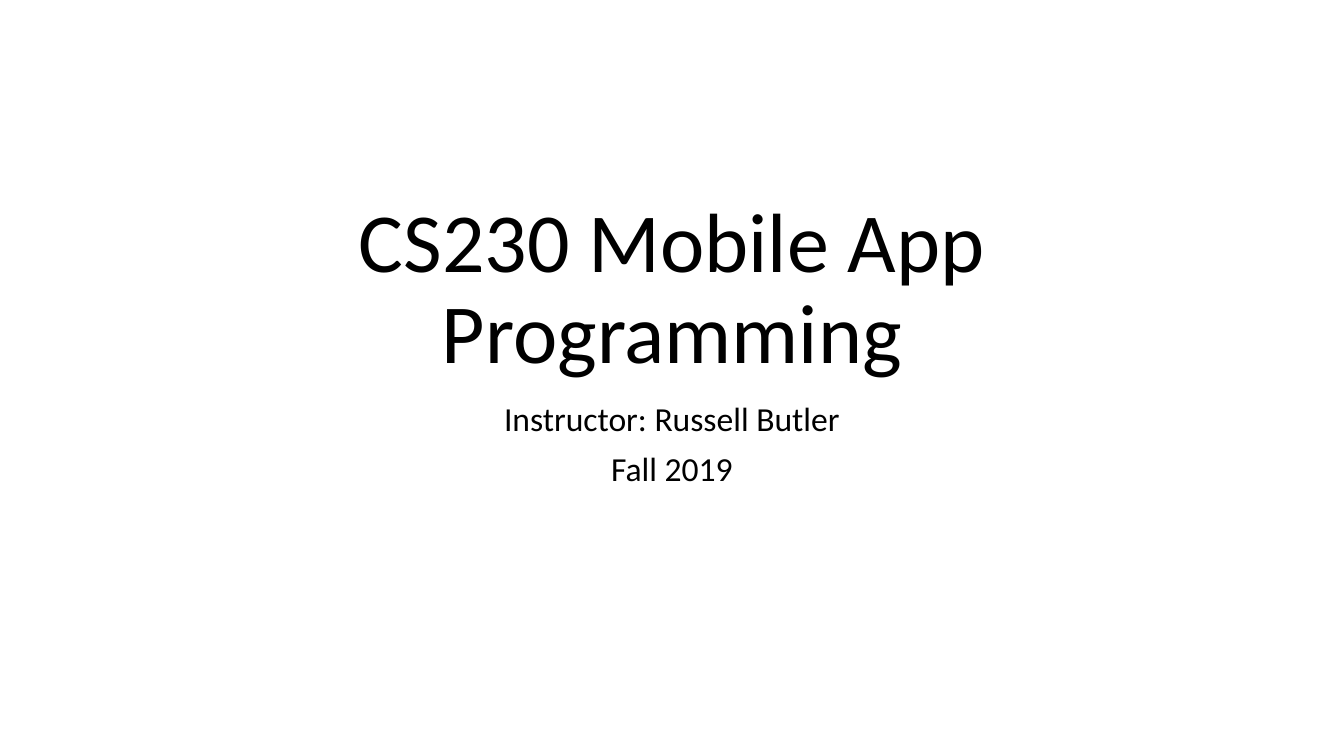
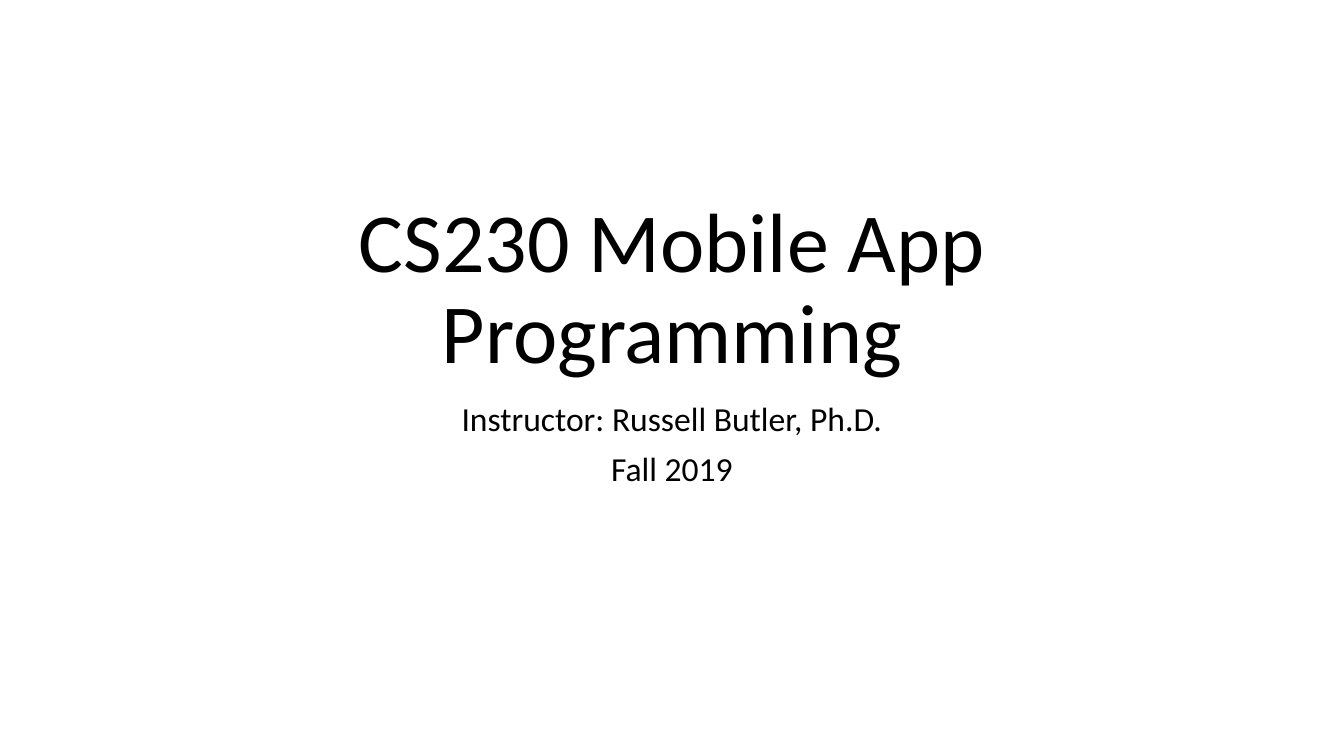
Before and after one commit to russellu/cs230, a slide deck: slide 1 of Lecture_First.pptx. Drawn at 1344x756 pixels with LibreOffice and Linux fonts; fonts in the diff are those of the drawing. Boxes give left, top, right and bottom in pixels: in the first picture for what was removed or moved away, otherwise in the second. Text is boxed around its words. In the diff, an @@ line names an element or a change of style, - is before the commit and + after.

```diff
--- a/Lecture_First.pptx
+++ b/Lecture_First.pptx
@@ subtitle at (x1=462, y1=407, x2=882, y2=435): text changed @@
-Instructor: Russell Butler
+Instructor: Russell Butler, Ph.D.
```
Also in this commit, not shown: 5 other slides changed, 3 slides added, 6 slides removed, 1 other file.
